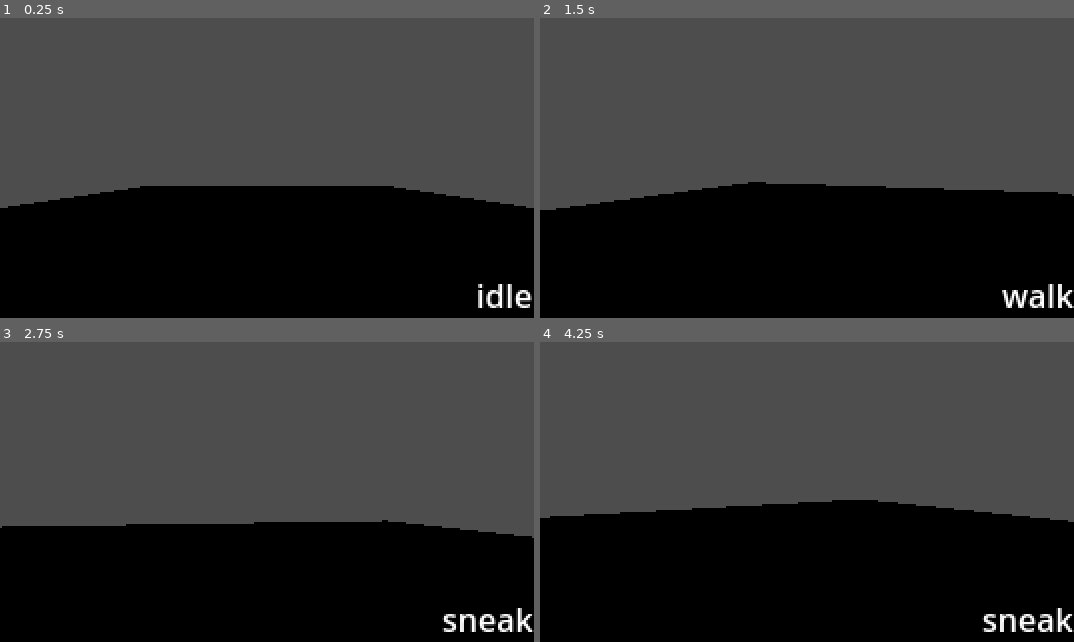
Above: before the commit, frames 1-4 (two rows, left to right).
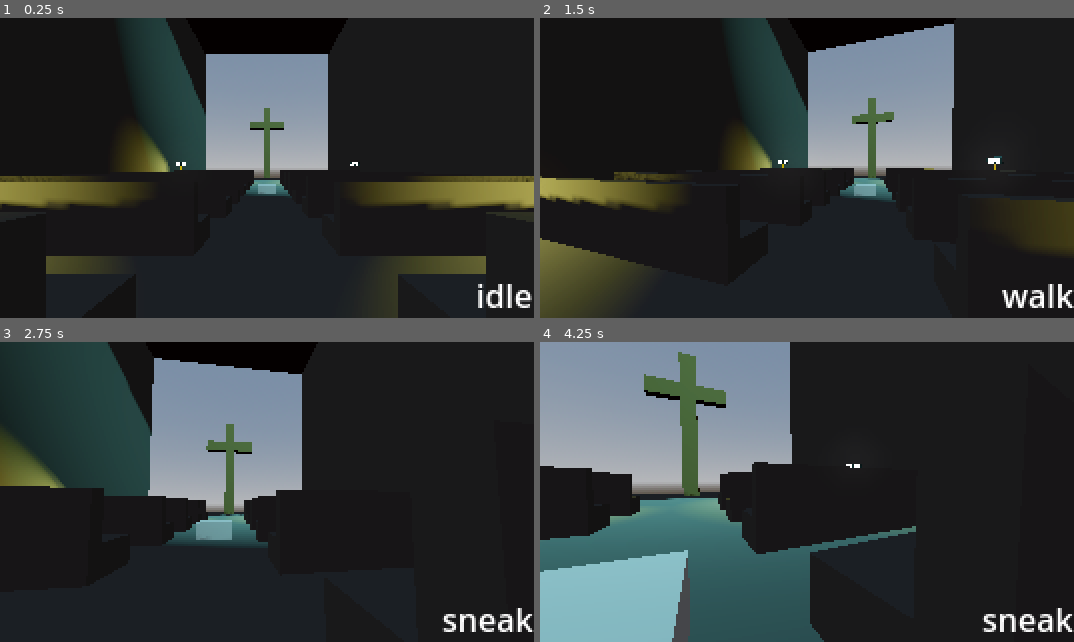
Above: after the commit, the same moments.

Repository: deinonymous/1st-3rd-Person-Base
Game: Godot game, scene res://scenes/world/world.tscn
Two runs of this game, one before a commit and one after it. Both use one fixed random seed, a clock stepped at 60 frames per second and the inputs below.
Inputs (mouse positions are in pixels of both pictures, inside the frame that each line leads up to):
- Up to frame 1 (0.25 s): no input
- Up to frame 2 (1.5 s): tap Enter at 0.5 s; move the mouse to (833, 168) at 0.52 s; hold Ctrl (crouch) 0.53-1.28 s; hold W (mv_forward) from 0.53 s (still down); tap Space (jump) at 0.77 s; move the mouse to (780, 168) at 1.27 s; tap Shift (sprint) at 1.35 s
- Up to frame 3 (2.75 s): keep holding W (mv_forward); tap Space (jump) at 1.52 s; move the mouse to (283, 486) at 2.02 s; hold Ctrl (crouch) from 2.03 s (still down)
- Up to frame 4 (4.25 s): keep holding W (mv_forward); move the mouse to (801, 498) at 2.77 s; release Ctrl (crouch) at 2.78 s; tap Shift (sprint) at 2.85 s; tap Space (jump) at 3.02, 3.77 s; move the mouse to (844, 495) at 3.52 s; hold Ctrl (crouch) from 3.53 s (still down)

The runs differ from the first frame. In frame 1, 84% of the frame differs, in the area x 0-100%, y 0-100%; in frame 2, 83%; in frame 3, 88%; in frame 4, 90%.
Error in both runs: Invalid call. Nonexistent function 'sneak' in base 'Node3D (IdleState)'. (res://scripts/state/player-states/player_persistent_state.gd:69)

Commit message:
building church

Diff:
--- /dev/null
+++ b/scenes/world/pew.tscn
@@ -0,0 +1,35 @@
+[gd_scene load_steps=6 format=3 uid="uid://dr8oum8wnxjs6"]
+
+[ext_resource type="Material" uid="uid://btkoaitsm48pr" path="res://scenes/world/stone.tres" id="1_brui0"]
+
+[sub_resource type="BoxMesh" id="BoxMesh_xffqw"]
+material = ExtResource("1_brui0")
+size = Vector3(7.5, 0.5, 1)
+
+[sub_resource type="BoxMesh" id="BoxMesh_yci66"]
+material = ExtResource("1_brui0")
+size = Vector3(7.5, 0.25, 0.75)
+
+[sub_resource type="BoxShape3D" id="BoxShape3D_6kqc1"]
+size = Vector3(7.50692, 1.32324, 0.258404)
+
+[sub_resource type="BoxShape3D" id="BoxShape3D_davn4"]
+size = Vector3(7.4615, 0.50395, 1)
+
+[node name="pew" type="StaticBody3D"]
+transform = Transform3D(1, 0, 0, 0, 1, 0, 0, 0, 1, -5, 0.25, 0)
+
+[node name="MeshInstance3D" type="MeshInstance3D" parent="."]
+transform = Transform3D(1, 0, 0, 0, 1, 0, 0, 0, 1, 0, 0, 0.0101824)
+mesh = SubResource("BoxMesh_xffqw")
+
+[node name="MeshInstance3D2" type="MeshInstance3D" parent="."]
+transform = Transform3D(1, 0, 0, 0, -4.37114e-08, -1, 0, 1, -4.37114e-08, 0, 0.625, 0.385294)
+mesh = SubResource("BoxMesh_yci66")
+
+[node name="CollisionShape3D" type="CollisionShape3D" parent="."]
+transform = Transform3D(1, 0, 0, 0, 1, 0, 0, 0, 1, 0, 0.345883, 0.384696)
+shape = SubResource("BoxShape3D_6kqc1")
+
+[node name="CollisionShape3D2" type="CollisionShape3D" parent="."]
+shape = SubResource("BoxShape3D_davn4")
--- /dev/null
+++ b/scenes/world/stone.tres
@@ -0,0 +1,5 @@
+[gd_resource type="StandardMaterial3D" format=3 uid="uid://btkoaitsm48pr"]
+
+[resource]
+albedo_color = Color(0.25, 0.235417, 0.225, 1)
+metallic_specular = 0.0
--- /dev/null
+++ b/scenes/world/wood.tres
@@ -0,0 +1,7 @@
+[gd_resource type="StandardMaterial3D" format=3 uid="uid://cxvswb5leeopy"]
+
+[resource]
+albedo_color = Color(0.25, 0.19375, 0.125, 1)
+metallic = 0.1
+metallic_specular = 0.1
+roughness = 0.9
--- /dev/null
+++ b/scenes/world/worklight.tscn
@@ -0,0 +1,101 @@
+[gd_scene load_steps=9 format=3 uid="uid://d0f1ruyy2hqdr"]
+
+[sub_resource type="StandardMaterial3D" id="StandardMaterial3D_ukrxs"]
+albedo_color = Color(1, 0.55, 0, 1)
+metallic = 0.5
+metallic_specular = 0.0
+roughness = 0.5
+
+[sub_resource type="CylinderMesh" id="CylinderMesh_8of6c"]
+material = SubResource("StandardMaterial3D_ukrxs")
+top_radius = 0.025
+bottom_radius = 0.025
+height = 0.5
+
+[sub_resource type="CylinderMesh" id="CylinderMesh_0p837"]
+material = SubResource("StandardMaterial3D_ukrxs")
+top_radius = 0.025
+bottom_radius = 0.025
+height = 1.5
+
+[sub_resource type="StandardMaterial3D" id="StandardMaterial3D_sysoa"]
+albedo_color = Color(0, 0, 0, 1)
+metallic = 0.1
+roughness = 0.9
+
+[sub_resource type="BoxMesh" id="BoxMesh_4qqyl"]
+material = SubResource("StandardMaterial3D_sysoa")
+size = Vector3(1, 0.5, 0.1)
+
+[sub_resource type="StandardMaterial3D" id="StandardMaterial3D_a1lfc"]
+emission_enabled = true
+emission = Color(1, 1, 0.5, 1)
+emission_energy_multiplier = 16.0
+
+[sub_resource type="PlaneMesh" id="PlaneMesh_gicie"]
+material = SubResource("StandardMaterial3D_a1lfc")
+size = Vector2(0.4, 0.4)
+
+[sub_resource type="BoxShape3D" id="BoxShape3D_wg2kh"]
+size = Vector3(1, 2.19516, 1)
+
+[node name="worklight" type="StaticBody3D"]
+transform = Transform3D(0.866025, 0, 0.5, 0, 1, 0, -0.5, 0, 0.866025, -9.5186, 0, -12.3397)
+
+[node name="MeshInstance3D" type="MeshInstance3D" parent="."]
+transform = Transform3D(0.707107, 0.683013, 0.183013, 0, 0.258819, -0.965926, -0.707107, 0.683013, 0.183013, 0, 0.111223, 0)
+mesh = SubResource("CylinderMesh_8of6c")
+
+[node name="MeshInstance3D5" type="MeshInstance3D" parent="."]
+transform = Transform3D(1, 0, 0, 0, 1, 0, 0, 0, 1, 0.174703, 0.929042, 0.169332)
+mesh = SubResource("CylinderMesh_0p837")
+
+[node name="MeshInstance3D2" type="MeshInstance3D" parent="."]
+transform = Transform3D(-0.707107, 0.683013, 0.183013, 0, 0.258819, -0.965926, -0.707107, -0.683013, -0.183013, 0, 0.111223, 0.338228)
+mesh = SubResource("CylinderMesh_8of6c")
+
+[node name="MeshInstance3D3" type="MeshInstance3D" parent="."]
+transform = Transform3D(-0.707834, -0.682309, -0.182824, 0, 0.258819, -0.965926, 0.706378, -0.683716, -0.183201, 0.337953, 0.111223, 0.338228)
+mesh = SubResource("CylinderMesh_8of6c")
+
+[node name="MeshInstance3D4" type="MeshInstance3D" parent="."]
+transform = Transform3D(0.706378, -0.683716, -0.183201, 1.77636e-15, 0.258819, -0.965926, 0.707834, 0.682309, 0.182824, 0.338301, 0.111223, 0)
+mesh = SubResource("CylinderMesh_8of6c")
+
+[node name="MeshInstance3D6" type="MeshInstance3D" parent="."]
+transform = Transform3D(1, 0, 0, 0, 0.965926, -0.258819, 0, 0.258819, 0.965926, 0.170747, 1.90795, 0.249899)
+mesh = SubResource("BoxMesh_4qqyl")
+
+[node name="MeshInstance3D8" type="MeshInstance3D" parent="MeshInstance3D6"]
+transform = Transform3D(1, 0, 0, 0, -4.37114e-08, -1, 0, 1, -4.37114e-08, 0.244477, 0, 0.050209)
+mesh = SubResource("PlaneMesh_gicie")
+skeleton = NodePath("../..")
+
+[node name="SpotLight3D" type="SpotLight3D" parent="MeshInstance3D6/MeshInstance3D8"]
+transform = Transform3D(1, 0, 0, 0, -4.37114e-08, -1, 0, 1, -4.37114e-08, 0, 0, 0)
+light_color = Color(1, 1, 0.5, 1)
+light_energy = 16.0
+light_indirect_energy = 16.0
+light_volumetric_fog_energy = 16.0
+shadow_enabled = true
+spot_range = 10.0
+spot_angle = 60.0
+
+[node name="MeshInstance3D9" type="MeshInstance3D" parent="MeshInstance3D6"]
+transform = Transform3D(1, 0, 0, 0, -4.37114e-08, -1, 0, 1, -4.37114e-08, -0.245073, 0, 0.050209)
+mesh = SubResource("PlaneMesh_gicie")
+skeleton = NodePath("../..")
+
+[node name="SpotLight3D" type="SpotLight3D" parent="MeshInstance3D6/MeshInstance3D9"]
+transform = Transform3D(1, 0, 0, 0, -4.37114e-08, -1, 0, 1, -4.37114e-08, 0, 0, 0)
+light_color = Color(1, 1, 0.5, 1)
+light_energy = 16.0
+light_indirect_energy = 16.0
+light_volumetric_fog_energy = 16.0
+shadow_enabled = true
+spot_range = 10.0
+spot_angle = 60.0
+
+[node name="CollisionShape3D" type="CollisionShape3D" parent="."]
+transform = Transform3D(1, 0, 0, 0, 1, 0, 0, 0, 1, 0.165473, 1.07589, 0.0955353)
+shape = SubResource("BoxShape3D_wg2kh")
--- a/scenes/world/world.tscn
+++ b/scenes/world/world.tscn
@@ -1,29 +1,259 @@
-[gd_scene load_steps=6 format=3 uid="uid://bujoqd1cl80v6"]
-
+[gd_scene load_steps=20 format=3 uid="uid://bujoqd1cl80v6"]
+
+[ext_resource type="Material" uid="uid://btkoaitsm48pr" path="res://scenes/world/stone.tres" id="1_0bw36"]
 [ext_resource type="PackedScene" uid="uid://dj8qxtraf6qq3" path="res://scenes/player.tscn" id="1_8h7lf"]
 [ext_resource type="PackedScene" uid="uid://bdqj3vlbfrrmt" path="res://scenes/world/box.tscn" id="2_0whr3"]
+[ext_resource type="PackedScene" uid="uid://dr8oum8wnxjs6" path="res://scenes/world/pew.tscn" id="4_6652w"]
+[ext_resource type="PackedScene" uid="uid://d0f1ruyy2hqdr" path="res://scenes/world/worklight.tscn" id="5_mo2ej"]
+[ext_resource type="Material" uid="uid://cxvswb5leeopy" path="res://scenes/world/wood.tres" id="6_ihtmm"]
+
+[sub_resource type="ProceduralSkyMaterial" id="ProceduralSkyMaterial_da0lb"]
+
+[sub_resource type="Sky" id="Sky_27hc8"]
+sky_material = SubResource("ProceduralSkyMaterial_da0lb")
+
+[sub_resource type="Environment" id="Environment_muefj"]
+background_mode = 2
+sky = SubResource("Sky_27hc8")
+ambient_light_source = 3
+ambient_light_color = Color(0.5, 0.5, 0.5, 1)
+tonemap_mode = 2
+tonemap_exposure = 1.5
+tonemap_white = 16.0
+ssr_enabled = true
+ssao_enabled = true
+ssil_enabled = true
+glow_enabled = true
+volumetric_fog_enabled = true
+volumetric_fog_density = 0.1
+volumetric_fog_albedo = Color(0.1875, 0.25, 0.25, 1)
+volumetric_fog_emission = Color(0.1875, 0.25, 0.25, 1)
+adjustment_enabled = true
+adjustment_saturation = 1.1
 
 [sub_resource type="WorldBoundaryShape3D" id="WorldBoundaryShape3D_sybux"]
 
-[sub_resource type="StandardMaterial3D" id="StandardMaterial3D_g0ie8"]
-albedo_color = Color(1, 0, 1, 1)
-
 [sub_resource type="PlaneMesh" id="PlaneMesh_mkc1t"]
-material = SubResource("StandardMaterial3D_g0ie8")
+material = ExtResource("1_0bw36")
+size = Vector2(2, 4)
+
+[sub_resource type="PlaneMesh" id="PlaneMesh_sg4sx"]
+material = ExtResource("1_0bw36")
+size = Vector2(20, 40)
+
+[sub_resource type="BoxShape3D" id="BoxShape3D_h1lm0"]
+size = Vector3(20, 0.1, 40.0128)
+
+[sub_resource type="PlaneMesh" id="PlaneMesh_cj5od"]
+material = ExtResource("1_0bw36")
+size = Vector2(20, 20)
+
+[sub_resource type="BoxShape3D" id="BoxShape3D_2ax7e"]
+size = Vector3(20, 0.1, 20.0899)
+
+[sub_resource type="StandardMaterial3D" id="StandardMaterial3D_70ju2"]
+albedo_color = Color(0.5, 1, 1, 1)
+metallic_specular = 1.0
+roughness = 0.0
+emission_enabled = true
+emission = Color(0.5, 1, 1, 1)
+emission_energy_multiplier = 16.0
+
+[sub_resource type="CylinderMesh" id="CylinderMesh_kogdd"]
+material = SubResource("StandardMaterial3D_70ju2")
+top_radius = 5.0
+bottom_radius = 5.0
+height = 0.2
+
+[sub_resource type="BoxMesh" id="BoxMesh_dtsxr"]
+material = ExtResource("6_ihtmm")
+size = Vector3(1, 10, 1)
+
+[sub_resource type="BoxMesh" id="BoxMesh_f3ca4"]
+material = ExtResource("6_ihtmm")
+size = Vector3(1, 5, 0.9)
 
 [node name="world" type="Node3D"]
 
-[node name="Ground" type="StaticBody3D" parent="."]
-
-[node name="CollisionShape3D" type="CollisionShape3D" parent="Ground"]
+[node name="WorldEnvironment" type="WorldEnvironment" parent="."]
+environment = SubResource("Environment_muefj")
+
+[node name="player" parent="." instance=ExtResource("1_8h7lf")]
+transform = Transform3D(1, 0, 0, 0, 1, 0, 0, 0, 1, 0, 1.23071, 11.8114)
+safe_margin = 0.01
+
+[node name="church" type="Node3D" parent="."]
+
+[node name="Ground" type="StaticBody3D" parent="church"]
+
+[node name="CollisionShape3D" type="CollisionShape3D" parent="church/Ground"]
 shape = SubResource("WorldBoundaryShape3D_sybux")
 
-[node name="MeshInstance3D" type="MeshInstance3D" parent="Ground"]
+[node name="MeshInstance3D" type="MeshInstance3D" parent="church/Ground"]
 transform = Transform3D(10, 0, 0, 0, 10, 0, 0, 0, 10, 0, 0, 0)
 mesh = SubResource("PlaneMesh_mkc1t")
 
-[node name="player" parent="." instance=ExtResource("1_8h7lf")]
-transform = Transform3D(1, 0, 0, 0, 1, 0, 0, 0, 1, 0, 1.23071, 6.16701)
-safe_margin = 0.01
-
-[node name="box" parent="." instance=ExtResource("2_0whr3")]
+[node name="box" parent="church" instance=ExtResource("2_0whr3")]
+
+[node name="wall" type="StaticBody3D" parent="church"]
+transform = Transform3D(-4.37114e-08, 1, 0, -1, -4.37114e-08, 0, 0, 0, 1, -10, 10, 0)
+
+[node name="MeshInstance3D" type="MeshInstance3D" parent="church/wall"]
+mesh = SubResource("PlaneMesh_sg4sx")
+
+[node name="CollisionShape3D" type="CollisionShape3D" parent="church/wall"]
+shape = SubResource("BoxShape3D_h1lm0")
+disabled = true
+
+[node name="wall3" type="StaticBody3D" parent="church"]
+transform = Transform3D(-1, 1.50996e-07, 0, -1.50996e-07, -1, 0, 0, 0, 1, 0, 20, -10)
+
+[node name="MeshInstance3D" type="MeshInstance3D" parent="church/wall3"]
+mesh = SubResource("PlaneMesh_cj5od")
+
+[node name="CollisionShape3D" type="CollisionShape3D" parent="church/wall3"]
+shape = SubResource("BoxShape3D_2ax7e")
+disabled = true
+
+[node name="wall4" type="StaticBody3D" parent="church"]
+transform = Transform3D(-1, -8.74228e-08, 0, -3.82137e-15, 4.37114e-08, 1, -8.74228e-08, 1, -4.37114e-08, 0, 30, 0)
+
+[node name="MeshInstance3D" type="MeshInstance3D" parent="church/wall4"]
+mesh = SubResource("PlaneMesh_cj5od")
+
+[node name="CollisionShape3D" type="CollisionShape3D" parent="church/wall4"]
+shape = SubResource("BoxShape3D_2ax7e")
+disabled = true
+
+[node name="wall5" type="StaticBody3D" parent="church"]
+transform = Transform3D(1, 0, 0, 0, -4.37114e-08, 1, 0, -1, -4.37114e-08, 0, 30, 20)
+
+[node name="MeshInstance3D" type="MeshInstance3D" parent="church/wall5"]
+mesh = SubResource("PlaneMesh_cj5od")
+
+[node name="CollisionShape3D" type="CollisionShape3D" parent="church/wall5"]
+shape = SubResource("BoxShape3D_2ax7e")
+disabled = true
+
+[node name="MeshInstance3D2" type="MeshInstance3D" parent="church/wall5"]
+mesh = SubResource("CylinderMesh_kogdd")
+
+[node name="SpotLight3D" type="SpotLight3D" parent="church/wall5/MeshInstance3D2"]
+transform = Transform3D(0.965926, -0.224144, -0.12941, 0, 0.5, -0.866025, 0.258819, 0.836516, 0.482963, 0, 0, 0)
+light_color = Color(0.5, 1, 1, 1)
+light_energy = 16.0
+light_indirect_energy = 16.0
+light_volumetric_fog_energy = 16.0
+shadow_enabled = true
+spot_range = 100.0
+spot_attenuation = 0.5
+spot_angle = 30.0
+
+[node name="wall6" type="StaticBody3D" parent="church"]
+transform = Transform3D(0.00209452, -0.999998, 4.37113e-08, -3.82137e-15, 4.37114e-08, 1, -0.999998, -0.00209452, 9.15504e-11, 9.99998, 30, 10.0209)
+
+[node name="MeshInstance3D" type="MeshInstance3D" parent="church/wall6"]
+mesh = SubResource("PlaneMesh_cj5od")
+
+[node name="CollisionShape3D" type="CollisionShape3D" parent="church/wall6"]
+shape = SubResource("BoxShape3D_2ax7e")
+disabled = true
+
+[node name="wall7" type="StaticBody3D" parent="church"]
+transform = Transform3D(-0.00209443, 0.999998, 4.37113e-08, 0, -4.37114e-08, 1, 0.999998, 0.00209443, 9.15504e-11, -9.99998, 30, 9.97906)
+
+[node name="MeshInstance3D" type="MeshInstance3D" parent="church/wall7"]
+mesh = SubResource("PlaneMesh_cj5od")
+
+[node name="CollisionShape3D" type="CollisionShape3D" parent="church/wall7"]
+shape = SubResource("BoxShape3D_2ax7e")
+disabled = true
+
+[node name="wall2" type="StaticBody3D" parent="church"]
+transform = Transform3D(-4.37114e-08, -1, 0, 1, -4.37114e-08, 0, 0, 0, 1, 10, 10, 0)
+
+[node name="MeshInstance3D" type="MeshInstance3D" parent="church/wall2"]
+mesh = SubResource("PlaneMesh_sg4sx")
+
+[node name="CollisionShape3D" type="CollisionShape3D" parent="church/wall2"]
+shape = SubResource("BoxShape3D_h1lm0")
+disabled = true
+
+[node name="pews" type="Node3D" parent="church"]
+transform = Transform3D(1, 0, 0, 0, 1, 0, 0, 0, 1, 0, 0, 2.97818)
+
+[node name="pew" parent="church/pews" instance=ExtResource("4_6652w")]
+
+[node name="pew2" parent="church/pews" instance=ExtResource("4_6652w")]
+transform = Transform3D(1, 0, 0, 0, 1, 0, 0, 0, 1, -5, 0.25, 10)
+
+[node name="pew3" parent="church/pews" instance=ExtResource("4_6652w")]
+transform = Transform3D(1, 0, 0, 0, 1, 0, 0, 0, 1, -5, 0.25, 5)
+
+[node name="pew4" parent="church/pews" instance=ExtResource("4_6652w")]
+transform = Transform3D(1, 0, 0, 0, 1, 0, 0, 0, 1, -5, 0.25, -2.53312)
+
+[node name="pew5" parent="church/pews" instance=ExtResource("4_6652w")]
+transform = Transform3D(1, 0, 0, 0, 1, 0, 0, 0, 1, -5, 0.25, 7.46688)
+
+[node name="pew6" parent="church/pews" instance=ExtResource("4_6652w")]
+transform = Transform3D(1, 0, 0, 0, 1, 0, 0, 0, 1, -5, 0.25, 2.46688)
+
+[node name="pew7" parent="church/pews" instance=ExtResource("4_6652w")]
+transform = Transform3D(1, 0, 0, 0, 1, 0, 0, 0, 1, -5, 0.25, -7.46995)
+
+[node name="pew8" parent="church/pews" instance=ExtResource("4_6652w")]
+transform = Transform3D(1, 0, 0, 0, 1, 0, 0, 0, 1, -5, 0.25, -10.0031)
+
+[node name="pew9" parent="church/pews" instance=ExtResource("4_6652w")]
+transform = Transform3D(1, 0, 0, 0, 1, 0, 0, 0, 1, -5, 0.25, -5.00307)
+
+[node name="pew10" parent="church/pews" instance=ExtResource("4_6652w")]
+transform = Transform3D(1, 0, 0, 0, 1, 0, 0, 0, 1, 4.98761, 0.25, 0)
+
+[node name="pew11" parent="church/pews" instance=ExtResource("4_6652w")]
+transform = Transform3D(1, 0, 0, 0, 1, 0, 0, 0, 1, 4.98761, 0.25, 10)
+
+[node name="pew12" parent="church/pews" instance=ExtResource("4_6652w")]
+transform = Transform3D(1, 0, 0, 0, 1, 0, 0, 0, 1, 4.98761, 0.25, 5)
+
+[node name="pew13" parent="church/pews" instance=ExtResource("4_6652w")]
+transform = Transform3D(1, 0, 0, 0, 1, 0, 0, 0, 1, 4.98761, 0.25, -2.53312)
+
+[node name="pew14" parent="church/pews" instance=ExtResource("4_6652w")]
+transform = Transform3D(1, 0, 0, 0, 1, 0, 0, 0, 1, 4.98761, 0.25, 7.46688)
+
+[node name="pew15" parent="church/pews" instance=ExtResource("4_6652w")]
+transform = Transform3D(1, 0, 0, 0, 1, 0, 0, 0, 1, 4.98761, 0.25, 2.46688)
+
+[node name="pew16" parent="church/pews" instance=ExtResource("4_6652w")]
+transform = Transform3D(1, 0, 0, 0, 1, 0, 0, 0, 1, 4.98761, 0.25, -7.46995)
+
+[node name="pew17" parent="church/pews" instance=ExtResource("4_6652w")]
+transform = Transform3D(1, 0, 0, 0, 1, 0, 0, 0, 1, 4.98761, 0.25, -10.0031)
+
+[node name="pew18" parent="church/pews" instance=ExtResource("4_6652w")]
+transform = Transform3D(1, 0, 0, 0, 1, 0, 0, 0, 1, 4.98761, 0.25, -5.00307)
+
+[node name="worklight" parent="church" instance=ExtResource("5_mo2ej")]
+transform = Transform3D(0.866025, 0, 0.5, 0, 1, 0, -0.5, 0, 0.866025, -9.5186, 0, -9.36152)
+
+[node name="worklight2" parent="church" instance=ExtResource("5_mo2ej")]
+transform = Transform3D(0.5, 0, -0.866025, 0, 1, 0, 0.866025, 0, 0.5, 9.18368, 0, -8.59925)
+
+[node name="worklight3" parent="church" instance=ExtResource("5_mo2ej")]
+transform = Transform3D(-0.777409, 0, -0.628995, 0, 1, 0, 0.628995, 0, -0.777409, 9.12863, 0, 14.6134)
+
+[node name="worklight4" parent="church" instance=ExtResource("5_mo2ej")]
+transform = Transform3D(-0.628994, 0, 0.777409, 0, 1, 0, -0.777409, 0, -0.628994, -9.46355, 0, 14.9158)
+
+[node name="cross" type="StaticBody3D" parent="church"]
+transform = Transform3D(1, 0, 0, 0, 1, 0, 0, 0, 1, 0, 0, -15.9622)
+
+[node name="MeshInstance3D" type="MeshInstance3D" parent="church/cross"]
+transform = Transform3D(1, 0, 0, 0, 1, 0, 0, 0, 1, 0, 5, 0)
+mesh = SubResource("BoxMesh_dtsxr")
+
+[node name="MeshInstance3D2" type="MeshInstance3D" parent="church/cross"]
+transform = Transform3D(-4.37114e-08, -1, 0, 1, -4.37114e-08, 0, 0, 0, 1, 0, 7.5, 0)
+mesh = SubResource("BoxMesh_f3ca4")
